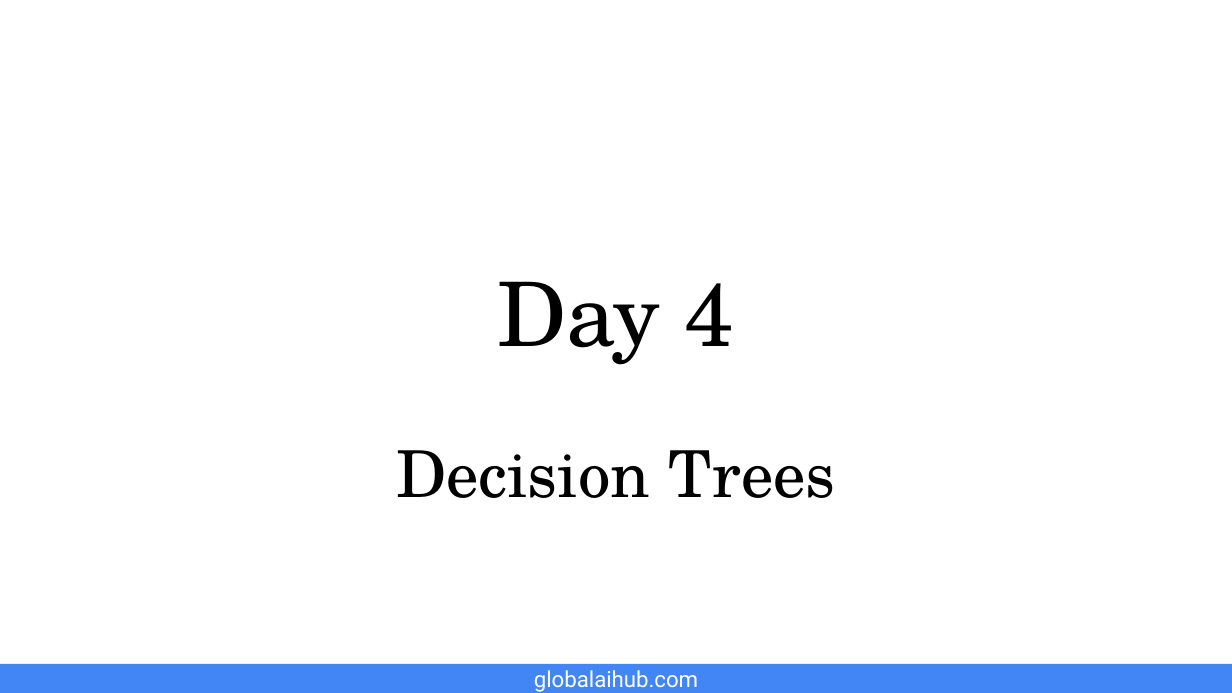
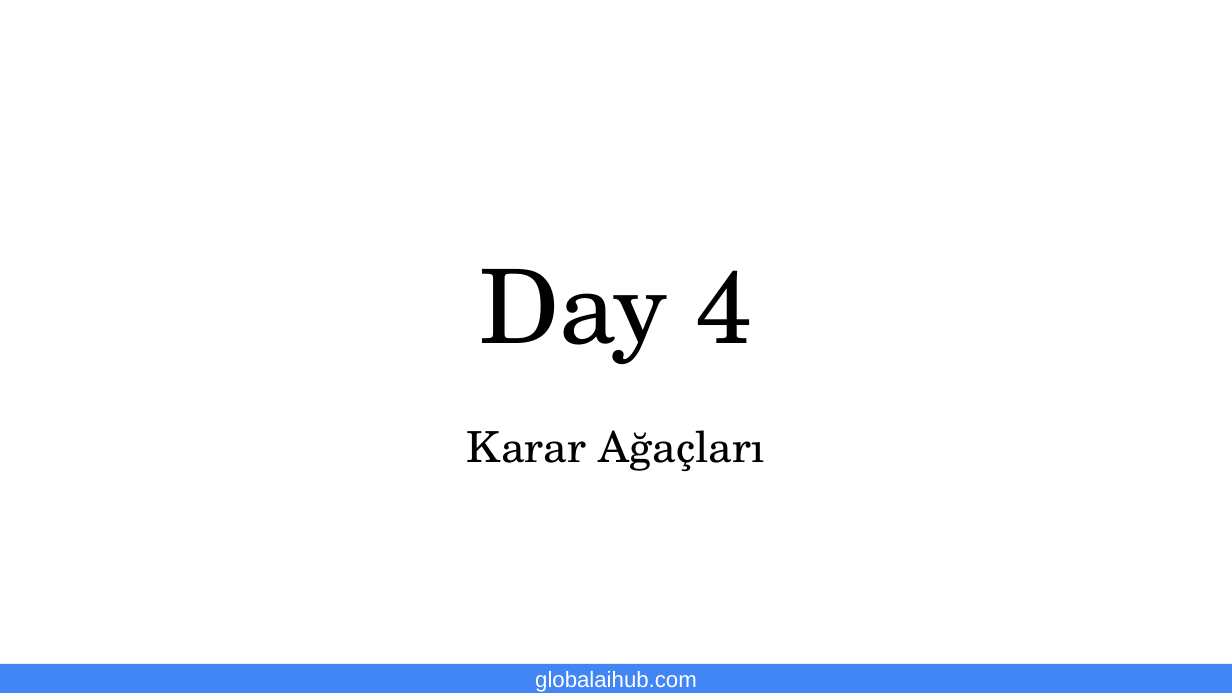
Before and after one commit to gaih/introduction-to-machine-learning, a slide deck: slide 1 of Presentations/Day 4 Presentation.pptx. Drawn at 1232x693 pixels with LibreOffice and Linux fonts; fonts in the diff are those of the drawing; background and template pictures are left out. Boxes give left, top, right and bottom in pixels: in the first picture for what was removed or moved away, otherwise in the second. Text is boxed around its words. In the diff, an @@ line names an element or a change of style, - is before the commit and + after.

```diff
--- a/Presentations/Day 4 Presentation.pptx
+++ b/Presentations/Day 4 Presentation.pptx
@@ title "Day 4" at box(479, 269, 753, 364): size 52 to 60 pt @@
@@ subtitle at box(467, 430, 765, 471): text changed; size 37.9 to 25 pt @@
-Decision Trees
+Karar Ağaçları
@@ text "globalaihub.com" at box(535, 671, 697, 692): font Roboto to Arial @@
```
Also in this commit, not shown: 12 other slides changed, 1 slide added, 1 slide removed, 2 other files.
